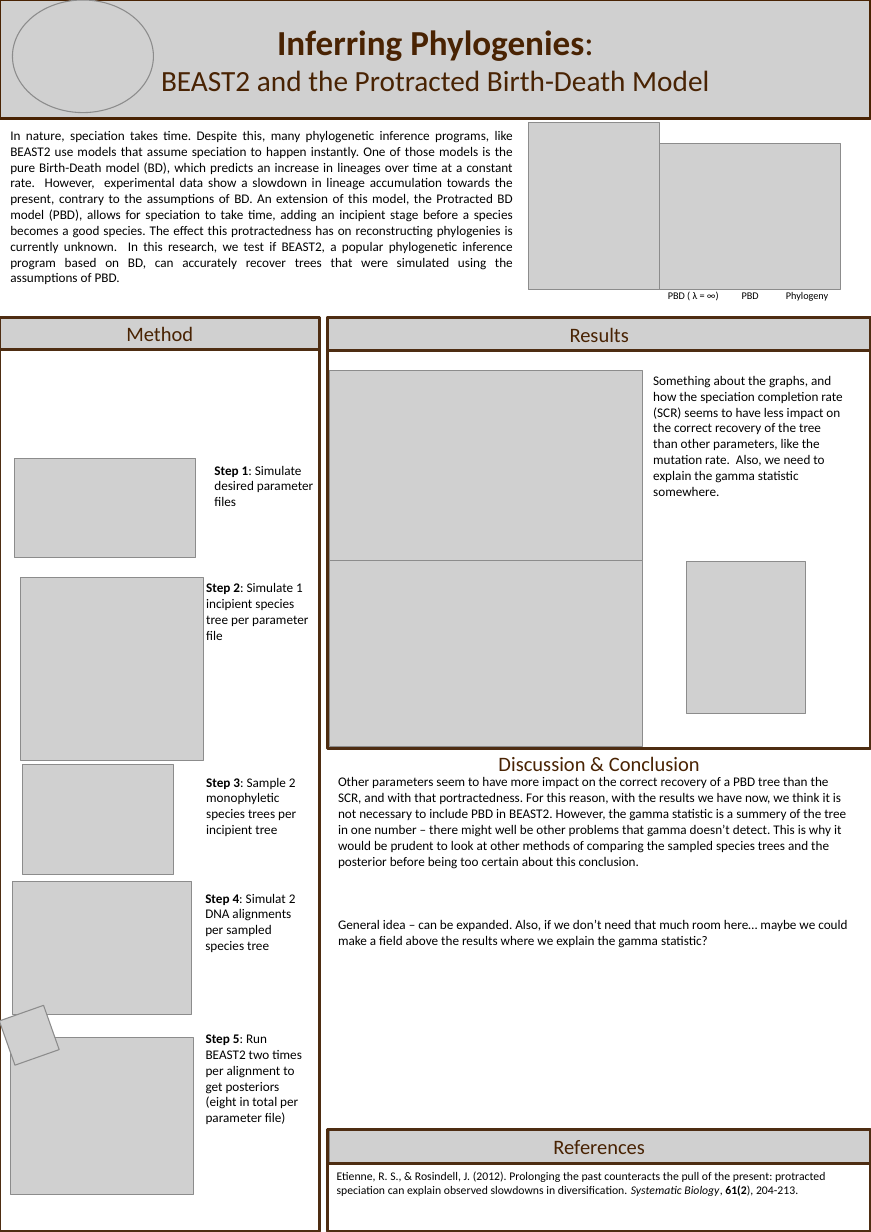
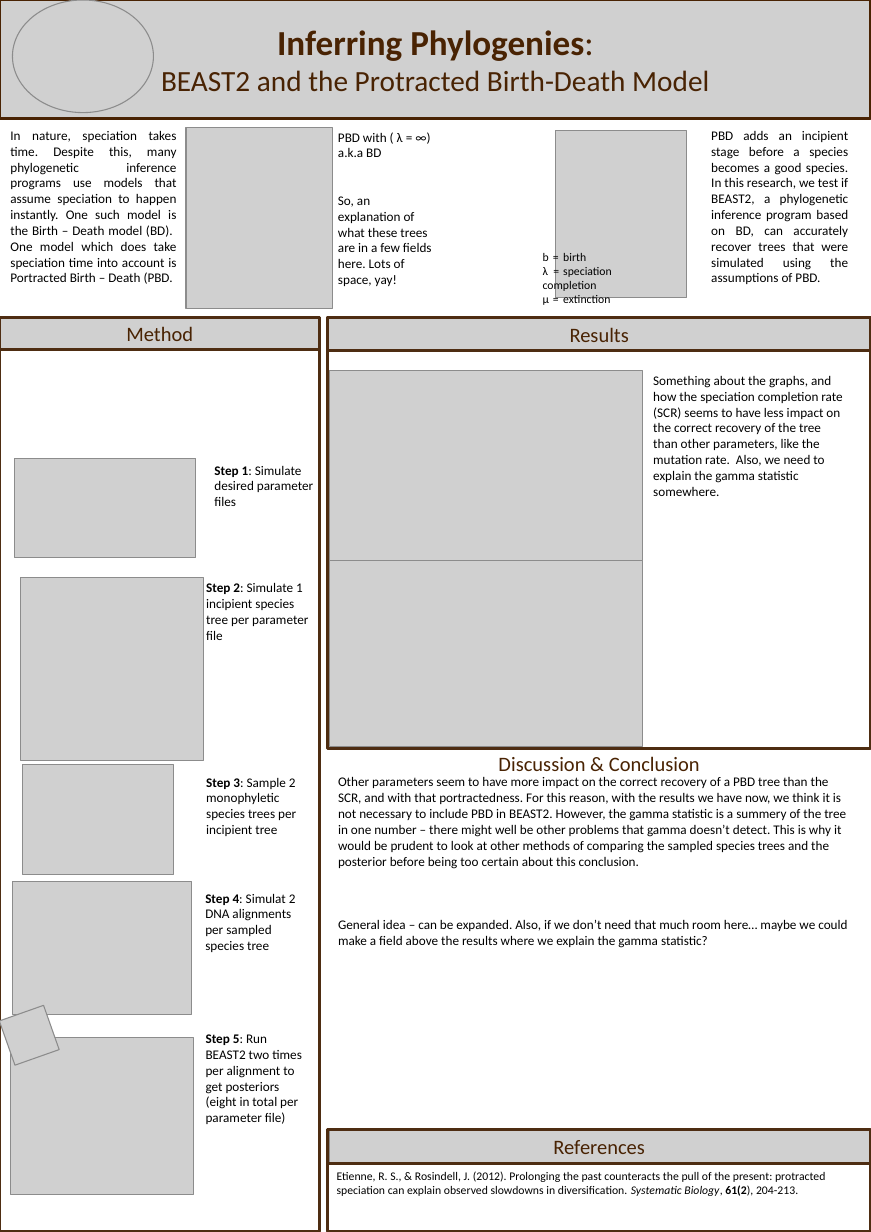
Before and after one commit to richelbilderbeek/Cer2016, a slide deck: slide 1 of doc/poster_final_femke_deel.pptx. Drawn at 871x1232 pixels with LibreOffice and Linux fonts; fonts in the diff are those of the drawing; grey boxes stand for pictures; background and template pictures are left out. Boxes give left, top, right and bottom in pixels: in the first picture for what was removed or moved away, otherwise in the second. Text is boxed around its words. In the diff, an @@ line names an element or a change of style, - is before the commit and + after.

Commit message:
most recent poster update in _femke version

```diff
--- a/doc/poster_final_femke_deel.pptx
+++ b/doc/poster_final_femke_deel.pptx
@@ text at box(10, 131, 177, 284): text changed @@
-In nature, speciation takes time. Despite this, many phylogenetic inference programs, like BEAST2 use models that assume speciation to happen instantly. One of those models is the pure Birth-Death model (BD), which predicts an increase in lineages over time at a constant rate. However, experimental data show a slowdown in lineage accumulation towards the present, contrary to the assumptions of BD. An extension of this model, the Protracted BD model (PBD), allows for speciation to take time, adding an incipient stage before a species becomes a good species. The effect this protractedness has on reconstructing phylogenies is currently unknown. In this research, we test if BEAST2, a popular phylogenetic inference program based on BD, can accurately recover trees that were simulated using the assumptions of PBD.
+In nature, speciation takes time. Despite this, many phylogenetic inference programs use models that assume speciation to happen instantly. One such model is the Birth – Death model (BD). One model which does take speciation time into account is Portracted Birth – Death (PBD.
@@ picture at box(186, 128, 332, 309): rotation 0 to 90 degrees @@
@@ text added at box(338, 133, 432, 286), 9 pt, text #000000 @@
+PBD with ( λ = ∞)
+a.k.a BD
+So, an explanation of what these trees are in a few fields here. Lots of space, yay!
@@ picture: place and size @@
-picture at box(529, 122, 659, 290)
+picture at box(555, 131, 686, 298)
@@ text added at box(711, 131, 848, 284), 9 pt, text #000000 @@
+PBD adds an incipient stage before a species becomes a good species. In this research, we test if BEAST2, a phylogenetic inference program based on BD, can accurately recover trees that were simulated using the assumptions of PBD.
@@ text added at box(543, 253, 612, 306), 8 pt, text #000000 @@
+b = birth
+λ = speciation completion
+μ = extinction
@@ text removed at box(668, 292, 698, 299) @@
-PBD ( λ = ∞)
@@ text removed at box(742, 292, 759, 299) @@
-PBD
@@ text removed at box(786, 292, 828, 301) @@
-Phylogeny
@@ picture removed at box(687, 561, 806, 713) @@
```
Also in this commit, not shown: 1 other file.
